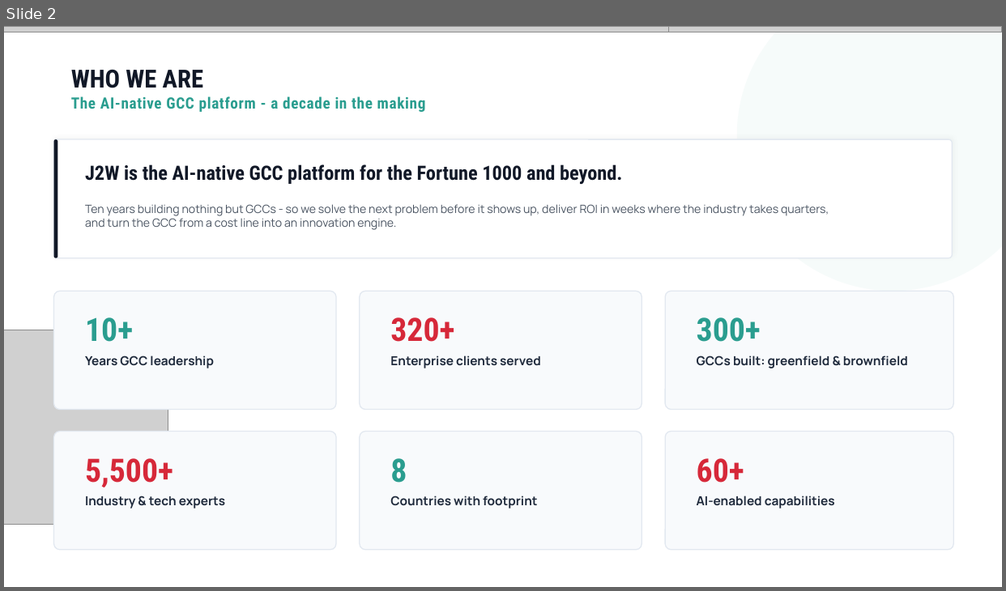
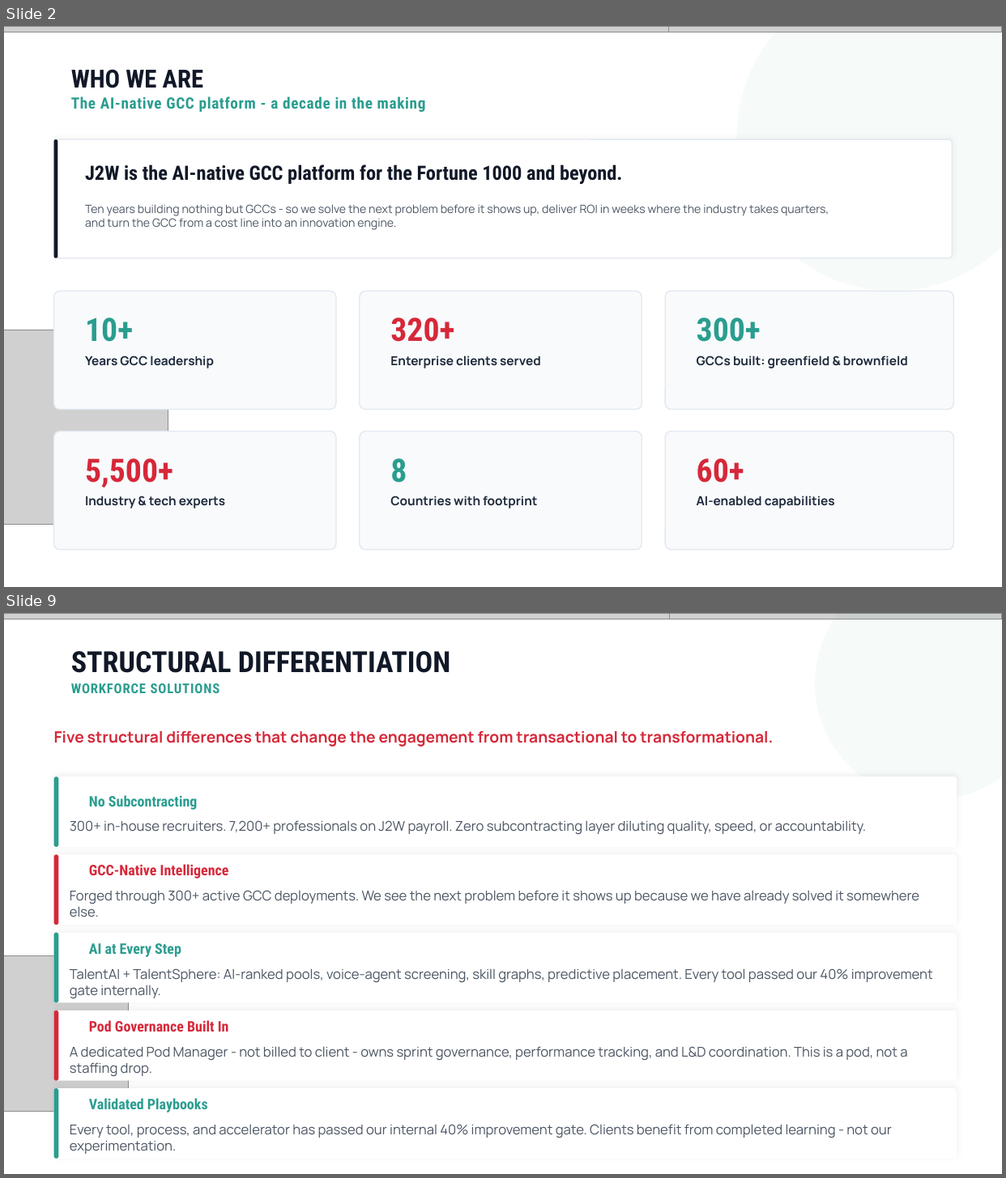
Before and after one commit to athu07/Deck-Engine, a slide deck: output/Tailored_Deck_Acme.pptx. Shown one above the other, each under a label of ours: slide 2 before the commit, slides 2 and 9 after it; the slides between them are not shown. The pictures are 1006x591 and 1006x1178 pixels, drawn with LibreOffice and Linux fonts; fonts in the diff are those of the drawing; grey boxes stand for pictures; background and template pictures are left out. Boxes give left, top, right and bottom in pixels: in the first picture for what was removed or moved away, otherwise in the second. Text is boxed around its words. In the diff, an @@ line names an element or a change of style, - is before the commit and + after.

```diff
--- a/output/Tailored_Deck_Acme.pptx
+++ b/output/Tailored_Deck_Acme.pptx
@@ slide 9 added at [4, 613, 1002, 1174], background #FFFFFF @@
@@ rectangle added at [4, 613, 1002, 1174], fill #FFFFFF @@
@@ picture added at [4, 613, 670, 619] @@
@@ picture added at [670, 613, 1002, 619] @@
@@ ellipse added at [815, 613, 1002, 800], fill #2A9D8F at 4% opacity @@
@@ text added at [71, 651, 450, 673], 28 pt, text #111827, bold @@
+STRUCTURAL DIFFERENTIATION
@@ text added at [71, 683, 220, 693], 13 pt, text #2A9D8F, bold @@
+WORKFORCE SOLUTIONS
@@ text added at [54, 731, 773, 747], 15 pt, text #D62839, bold @@
+Five structural differences that change the engagement from transactional to transformational.
@@ rounded rectangle added at [54, 777, 957, 847], fill #FFFFFF @@
@@ rounded rectangle added at [54, 777, 58, 847], fill #2A9D8F @@
@@ text added at [89, 795, 197, 810], 14 pt, text #2A9D8F, bold @@
+No Subcontracting
@@ text added at [70, 820, 866, 834], 13 pt, text #4B5563 @@
+300+ in-house recruiters. 7,200+ professionals on J2W payroll. Zero subcontracting layer diluting quality, speed, or accountability.
@@ rounded rectangle added at [54, 855, 957, 925], fill #FFFFFF @@
@@ rounded rectangle added at [54, 855, 58, 925], fill #D62839 @@
@@ text added at [89, 864, 229, 879], 14 pt, text #D62839, bold @@
+GCC-Native Intelligence
@@ text added at [70, 890, 919, 917], 13 pt, text #4B5563 @@
+Forged through 300+ active GCC deployments. We see the next problem before it shows up because we have already solved it somewhere else.
@@ rounded rectangle added at [54, 933, 957, 1003], fill #FFFFFF @@
@@ rounded rectangle added at [54, 933, 58, 1003], fill #2A9D8F @@
@@ text added at [89, 943, 181, 957], 14 pt, text #2A9D8F, bold @@
+AI at Every Step
@@ picture added at [4, 956, 128, 1112] @@
@@ text added at [70, 969, 933, 999], 13 pt, text #4B5563 @@
+TalentAI + TalentSphere: AI-ranked pools, voice-agent screening, skill graphs, predictive placement. Every tool passed our 40% improvement gate internally.
@@ rounded rectangle added at [54, 1011, 957, 1081], fill #FFFFFF @@
@@ rounded rectangle added at [54, 1011, 58, 1081], fill #D62839 @@
@@ text added at [89, 1020, 229, 1032], 14 pt, text #D62839, bold @@
+Pod Governance Built In
@@ text added at [70, 1046, 907, 1076], 13 pt, text #4B5563 @@
+A dedicated Pod Manager - not billed to client - owns sprint governance, performance tracking, and L&D coordination. This is a pod, not a staffing drop.
@@ rounded rectangle added at [54, 1088, 957, 1159], fill #FFFFFF @@
@@ rounded rectangle added at [54, 1088, 58, 1159], fill #2A9D8F @@
@@ text added at [89, 1098, 208, 1113], 14 pt, text #2A9D8F, bold @@
+Validated Playbooks
@@ text added at [70, 1124, 892, 1154], 13 pt, text #4B5563 @@
+Every tool, process, and accelerator has passed our internal 40% improvement gate. Clients benefit from completed learning - not our experimentation.
```
Also in this commit, not shown: 1 slide changed, 16 other slides added, 1 slide removed, 10 other files.
